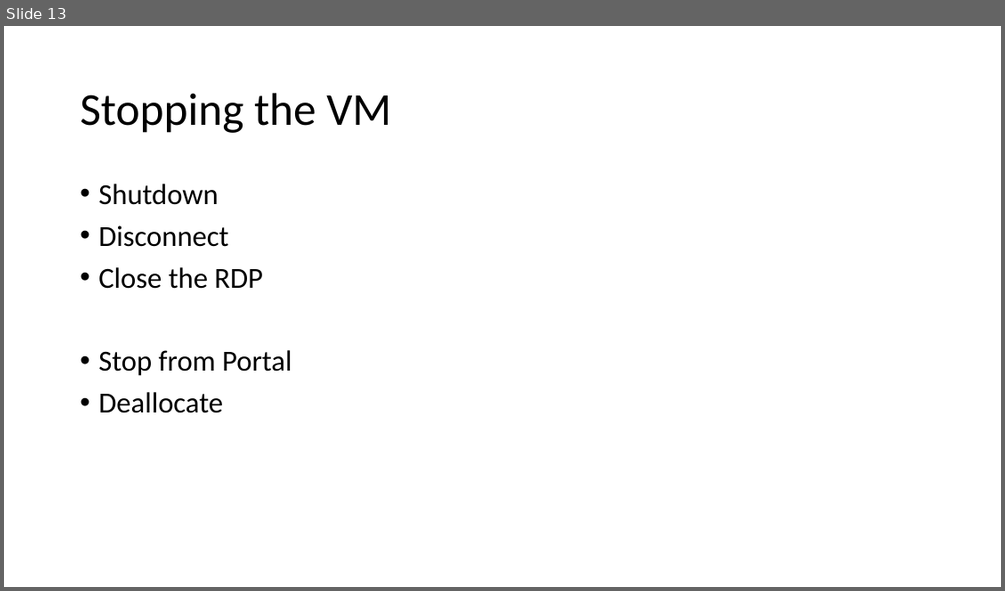
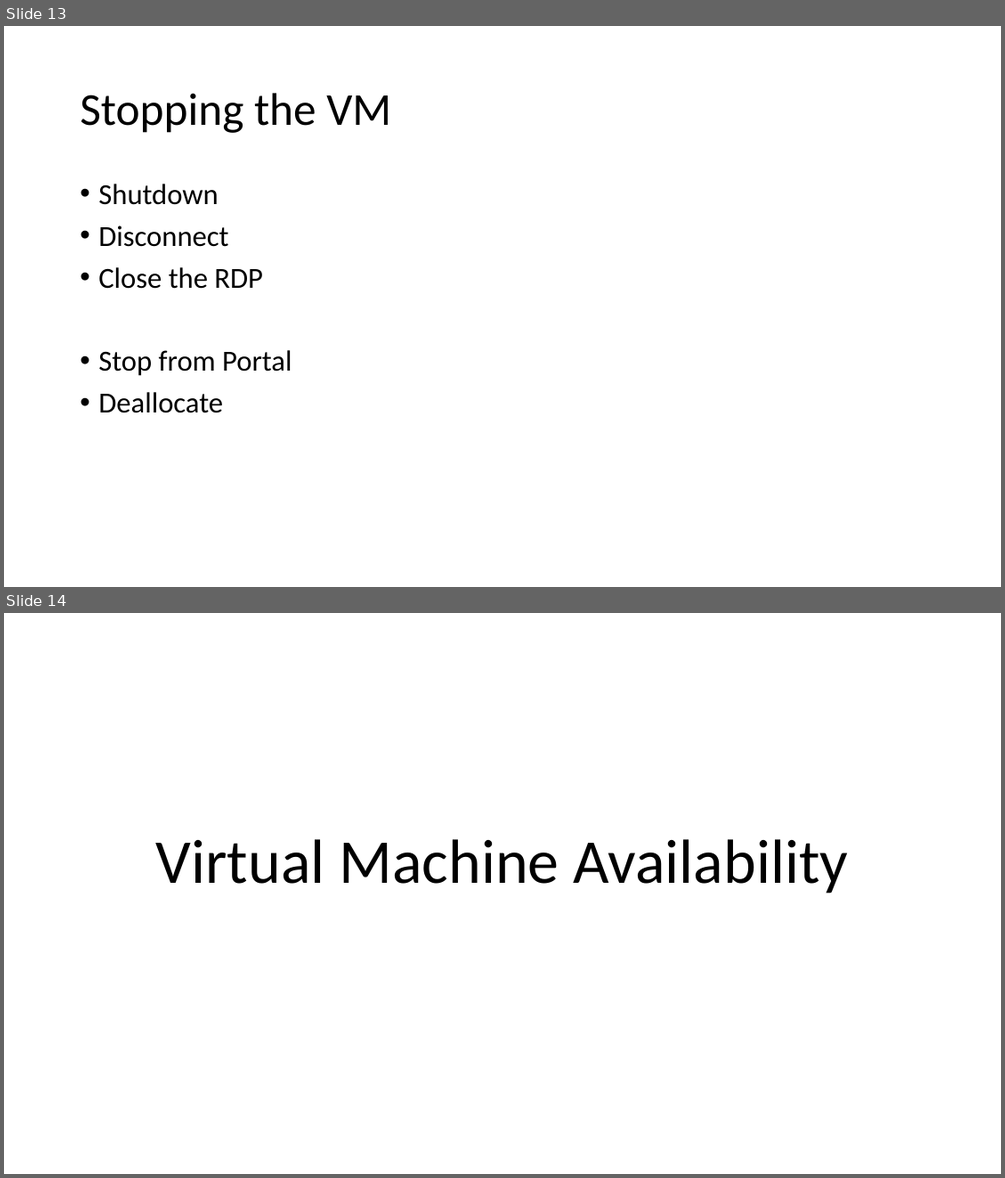
Before and after one commit to adnane-habib/11Feb-AZ104, a slide deck: Virtual Machine.pptx. Shown one above the other, each under a label of ours: slide 13 before the commit, slides 13 and 14 after it. The pictures are 1005x591 and 1005x1178 pixels, drawn with LibreOffice and Linux fonts; fonts in the diff are those of the drawing. Boxes give left, top, right and bottom in pixels: in the first picture for what was removed or moved away, otherwise in the second. Text is boxed around its words. In the diff, an @@ line names an element or a change of style, - is before the commit and + after.

```diff
--- a/Virtual Machine.pptx
+++ b/Virtual Machine.pptx
@@ slide 14 added at [4,613,1001,1174], background #FFFFFF @@
@@ title added at [156,839,849,893], 60 pt, text #000000 @@
+Virtual Machine Availability
```
Also in this commit, not shown: 13 other slides added.
